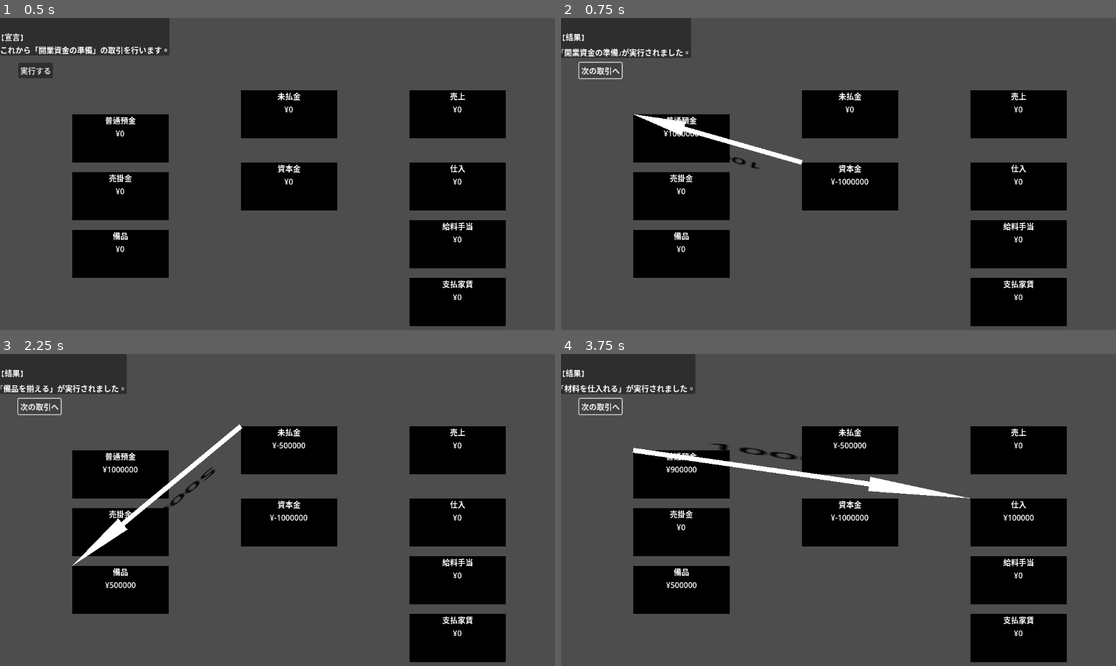
Above: before the commit, frames 1-4 (two rows, left to right).
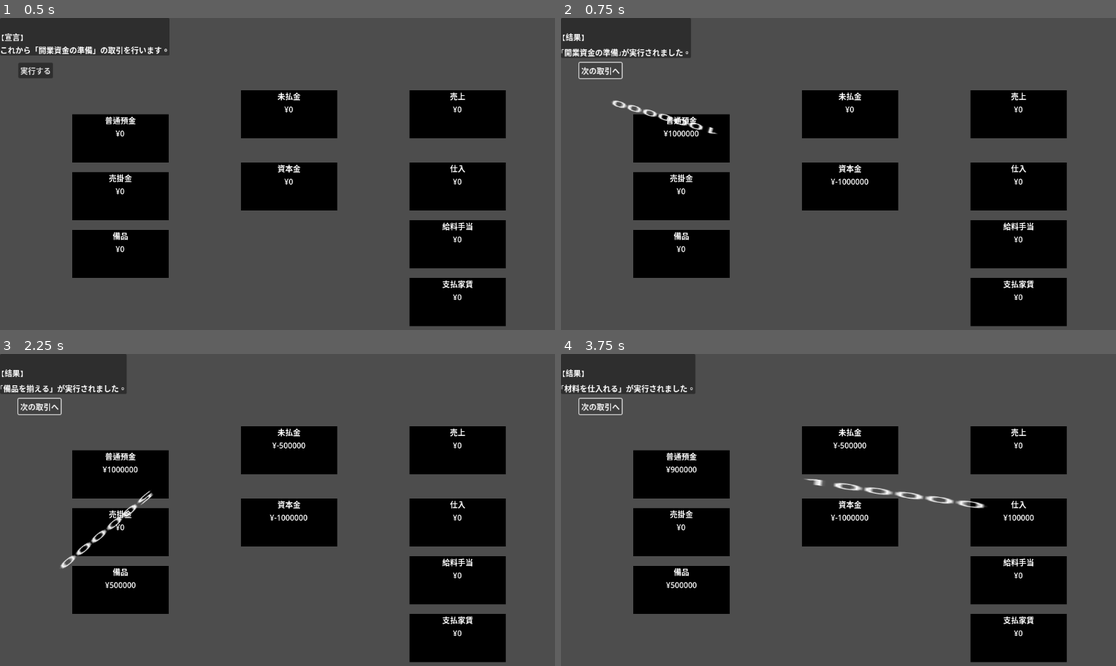
Above: after the commit, the same moments.

Repository: mjXmsdgh/BokiNodes
Game: Godot game, scene res://scenes/main.tscn
Same seed, same stepped clock (60 frames per second), same inputs: the game is played once before the commit and once after it. The project has no main scene, so this scene is started directly.
Inputs:
- Up to frame 1 (0.5 s): no input
- Up to frame 2 (0.75 s): click "実行する" at 0.5 s
- Up to frame 3 (2.25 s): click "次の取引へ" at 1.25 s; click "実行する" at 2 s
- Up to frame 4 (3.75 s): click "次の取引へ" at 2.75 s; click "実行する" at 3.5 s

Frame 1 is identical in both runs. In frame 2, 0.9% of the frame differs, in the area x 9-44%, y 26-49%; in frame 3, 1.1%; in frame 4, 1.6%, in the area x 12-77%, y 28-50%.

Commit message:
Refactor TransactionIndicator scene with ArrowLine
Replaces the Polygon2D arrow with a Line2D (ArrowLine) and a separate Polygon2D (ArrowHead) for improved structure and appearance. Adds a gradient to the line and updates the AmountLabel properties. Updates memo.txt to clarify node naming and instructions.

Diff:
--- a/bokinode/scenes/TransactionIndicator.tscn
+++ b/bokinode/scenes/TransactionIndicator.tscn
@@ -1,18 +1,21 @@
-[gd_scene load_steps=2 format=3 uid="uid://n1x7i2a7nfe0"]
+[gd_scene load_steps=3 format=3 uid="uid://n1x7i2a7nfe0"]
 
 [ext_resource type="Script" path="res://scripts/TransactionIndicator.gd" id="1_y7aeo"]
 
+[sub_resource type="Gradient" id="Gradient_rvr7i"]
+colors = PackedColorArray(1, 1, 1, 0.498039, 0, 1, 0, 1)
+
 [node name="TransactionIndicator" type="Node2D"]
-position = Vector2(-326, -196)
 script = ExtResource("1_y7aeo")
 
-[node name="Polygon2D" type="Polygon2D" parent="."]
-polygon = PackedVector2Array(50, 0, 20, -15, 20, -5, -50, -5, -50, 5, 20, 5, 20, 15)
+[node name="ArrowLine" type="Line2D" parent="."]
+gradient = SubResource("Gradient_rvr7i")
+antialiased = true
+
+[node name="ArrowHead" type="Polygon2D" parent="ArrowLine"]
+polygons = [Vector2i(15, 0), Vector2i(0, -8), Vector2i(0, 8)]
 
 [node name="AmountLabel" type="Label" parent="."]
-modulate = Color(0, 0, 0, 1)
-offset_left = -29.0
-offset_top = -45.0
-offset_right = 17.0
-offset_bottom = -22.0
-text = "99999"
+offset_right = 40.0
+offset_bottom = 23.0
+text = "100"
Not shown, changed: memo.txt
